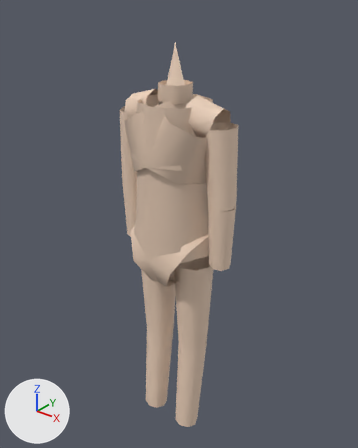
The glTF model Games/TreeWorld/Content/Characters/Explorer.gltf: old version first, new version second.
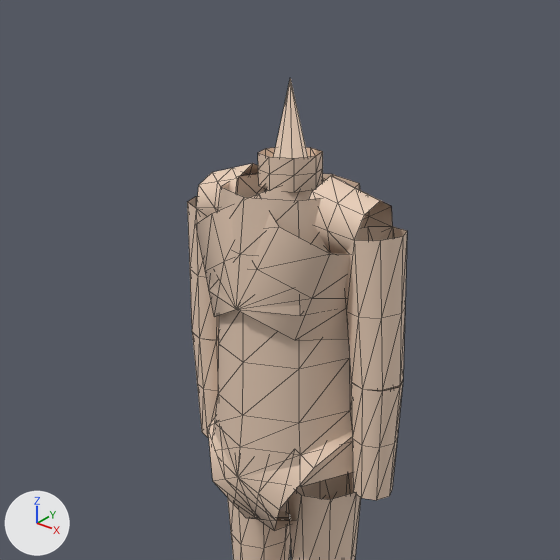
There are two pictures of each version: one whole from a 50 mm camera at (1.088, -1.341, 1.863) aimed at (-0.017, 0.04, 1.007), one close up on the part from 5% to 90% of the width and 0% to 68% of the height. The axes (+X, +Y, +Z) are drawn at lower left. The lights are the same throughout. The first two pictures are the older version. The close-ups show mesh edges as thin lines. Vertices at exactly the same position are counted once.

The first close-up shows 'CharacterMesh'.
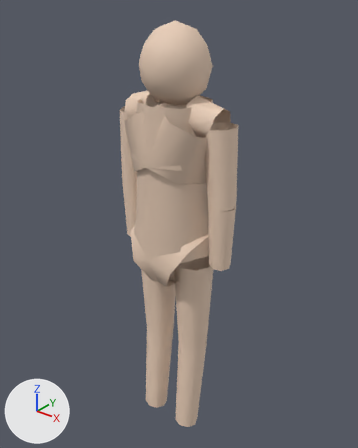
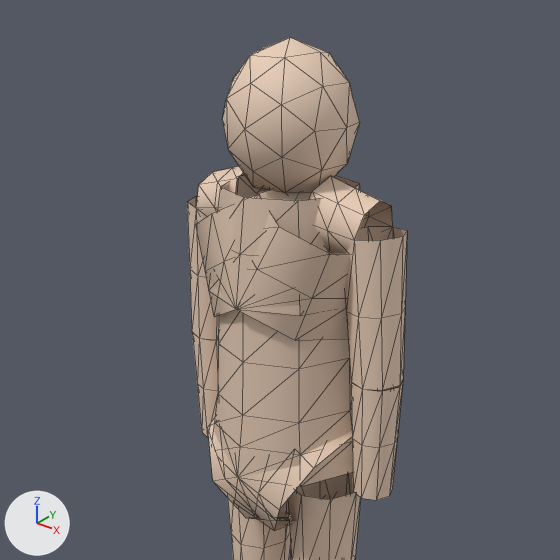
Boxes (x1, y1, x2, y2) around the edits, measured in the close-ups (560 x 560 px):
'CharacterMesh', reshaped
    before: (187, 78, 407, 560)
    after: (187, 38, 407, 560)
part 1 of me_explorer, added (beige)
    after: (223, 38, 360, 194)
part 2 of me_explorer, deleted (beige)
    before: (266, 78, 308, 191)

What the commit changed:
me_explorer is used by ob_charactermesh; location (0.0, 0.0, 0.0).
Verts and faces of me_explorer; kept vertices keep their numbers, new ones are numbered from 415.
Before the commit, vertices of me_explorer: 0 (0.0, 0.17, 0.95), 1 (-0.12, 0.12, 0.95), 2 (-0.17, 0.0, 0.95), 3 (-0.12, -0.12, 0.95), 4 (0.0, -0.17, 0.95) at pixel (237, 477).
Before the commit, vertices of me_explorer: 5 (0.12, -0.12, 0.95) at pixel (300, 486), 6 (0.17, 0.0, 0.95), 7 (0.12, 0.12, 0.95), 414 (0.0, 0.0, 1.69) at pixel (290, 77).
me_explorer had 415 vertices, 584 faces and spanned x -0.26..0.26, y -0.17..0.17, z 0.09..1.69.
me_explorer now has 456 vertices, 656 faces and spans x -0.26..0.26, y -0.17..0.17, z 0.09..1.75.
me_explorer part 1: a new loose piece, an icosphere of 80 faces spanning x -0.12..0.12, y -0.12..0.12, z 1.48..1.75, in mat_explorerskin (beige #eaceb8).
Part 2, on me_explorer:
Vertices deleted: 414 (with the faces that use them).
